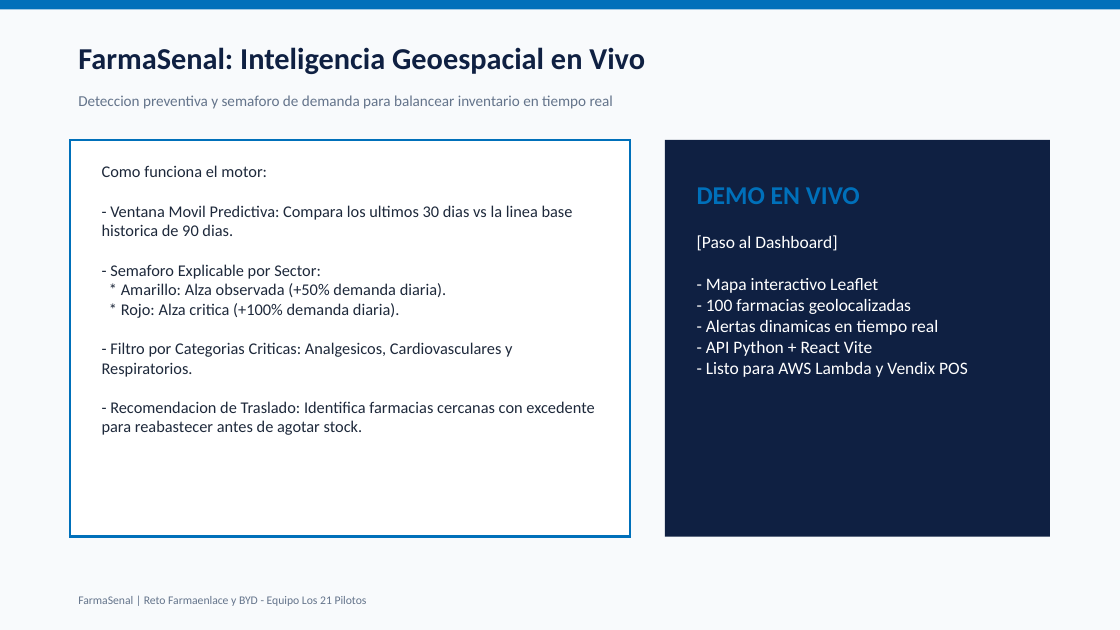
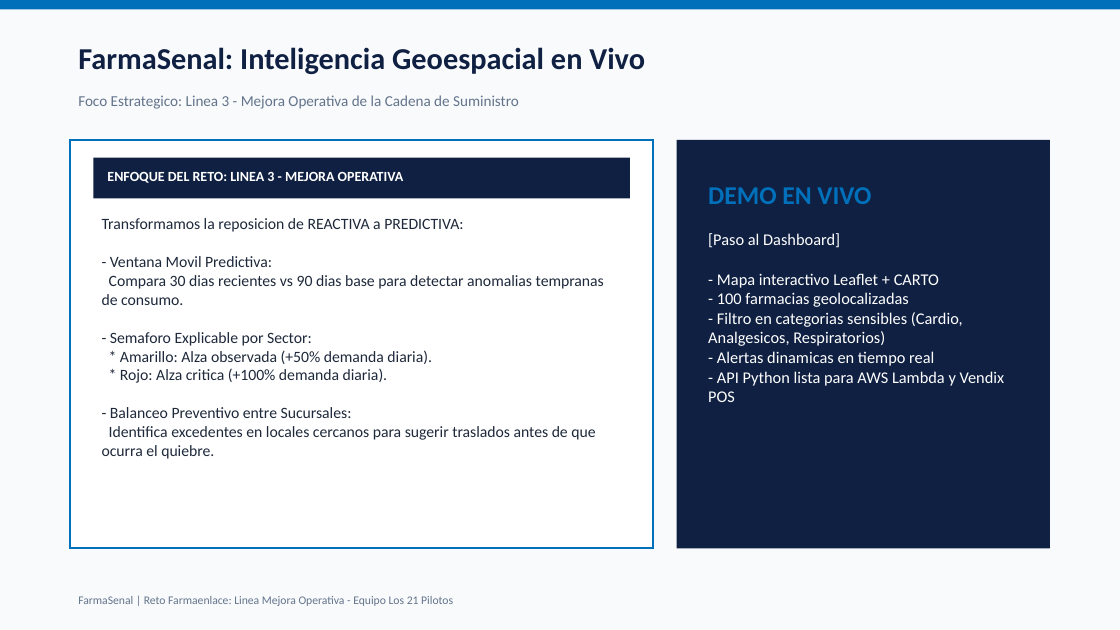
Before and after one commit to alfonso1031/Hackathon-ConnectatVentures-2026-Los21Pilotos, a slide deck: slide 4 of docs/FarmaSenal_Pitch_Presentacion.pptx. Drawn at 1120x630 pixels with LibreOffice and Linux fonts; fonts in the diff are those of the drawing. Boxes give left, top, right and bottom in pixels: in the first picture for what was removed or moved away, otherwise in the second. Text is boxed around its words. In the diff, an @@ line names an element or a change of style, - is before the commit and + after.

Commit message:
feat: Enfocar presentacion 100% en Linea 3 Mejora Operativa, remover BYD y agregar arte 3D de red logistica

```diff
--- a/docs/FarmaSenal_Pitch_Presentacion.pptx
+++ b/docs/FarmaSenal_Pitch_Presentacion.pptx
@@ text at (78,95,519,109): text changed @@
-Deteccion preventiva y semaforo de demanda para balancear inventario en tiempo real
+Foco Estrategico: Linea 3 - Mejora Operativa de la Cadena de Suministro
@@ rectangle: place and size @@
-rectangle at (70,140,630,537)
+rectangle at (70,140,653,549)
@@ rectangle: place and size @@
-rectangle at (665,140,1050,537)
+rectangle at (677,140,1050,549)
@@ rectangle added at (93,158,630,199), fill #0F2042 @@
@@ text added at (107,172,404,183), 12 pt, text #FFFFFF, bold @@
+ENFOQUE DEL RETO: LINEA 3 - MEJORA OPERATIVA
@@ text "DEMO EN VIVO": place and size @@
-text "DEMO EN VIVO" at (697,187,968,377)
+text "DEMO EN VIVO" at (708,187,1005,402)
@@ text "Transformamos la reposicion de REACTIVA ...": place and size @@
-text "Transformamos la reposicion de REACTIVA ..." at (102,165,594,435)
+text "Transformamos la reposicion de REACTIVA ..." at (102,218,604,459)
@@ text at (102,218,604,305): text changed; size 14 to 13.5 pt @@
-Como funciona el motor:
-- Ventana Movil Predictiva: Compara los ultimos 30 dias vs la linea base historica de 90 dias.
+Transformamos la reposicion de REACTIVA a PREDICTIVA:
+- Ventana Movil Predictiva:
+Compara 30 dias recientes vs 90 dias base para detectar anomalias tempranas de consumo.
@@ text at (708,233,934,366): size 15 to 14 pt in "[Paso al Dashboard]", "- 100 farmacias geolocalizadas", "- Alertas dinamicas en tiempo real" @@
@@ text at (717,273,939,288): text changed; size 15 to 14 pt @@
-- Mapa interactivo Leaflet
+- Mapa interactivo Leaflet + CARTO
@@ text at (708,312,963,346): paragraph added @@
+- Filtro en categorias sensibles (Cardio, Analgesicos, Respiratorios)
@@ text at (110,332,432,383): size 14 to 13.5 pt in "- Semaforo Explicable por Sector:", "* Amarillo: Alza observada (+50% demanda diaria).", "* Rojo: Alza critica (+100% demanda diaria)." @@
@@ text at (708,371,1005,402): text changed; size 15 to 14 pt @@
-- API Python + React Vite
-- Listo para AWS Lambda y Vendix POS
+- API Python lista para AWS Lambda y Vendix POS
@@ text at (102,407,595,459): text changed; size 14 to 13.5 pt @@
-- Filtro por Categorias Criticas: Analgesicos, Cardiovasculares y Respiratorios.
-- Recomendacion de Traslado: Identifica farmacias cercanas con excedente para reabastecer antes de agotar stock.
+- Balanceo Preventivo entre Sucursales:
+Identifica excedentes en locales cercanos para sugerir traslados antes de que ocurra el quiebre.
@@ text at (78,596,453,606): text changed @@
-FarmaSenal | Reto Farmaenlace y BYD - Equipo Los 21 Pilotos
+FarmaSenal | Reto Farmaenlace: Linea Mejora Operativa - Equipo Los 21 Pilotos
```
Also in this commit, not shown: 5 other slides changed, 3 other files.
